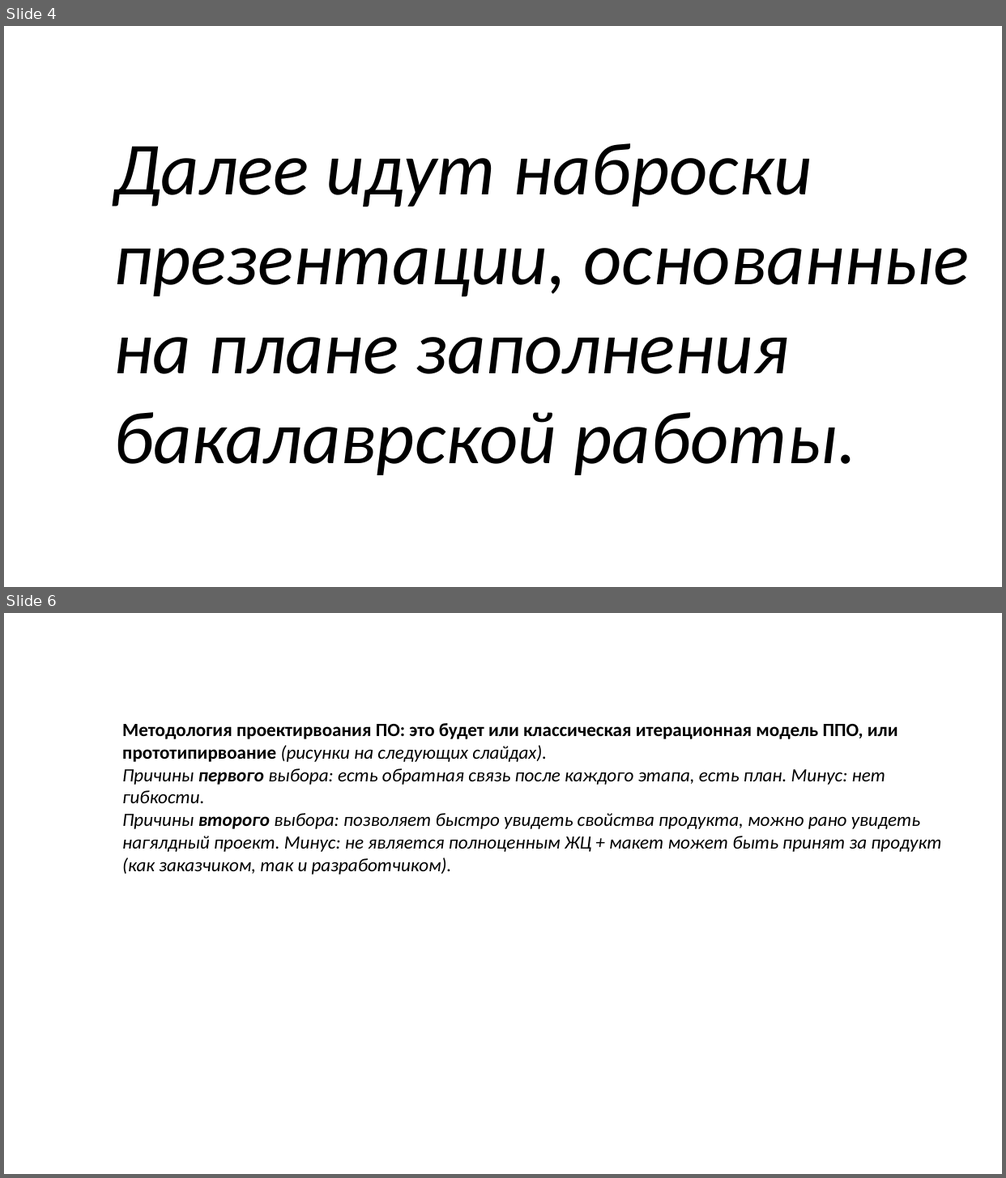
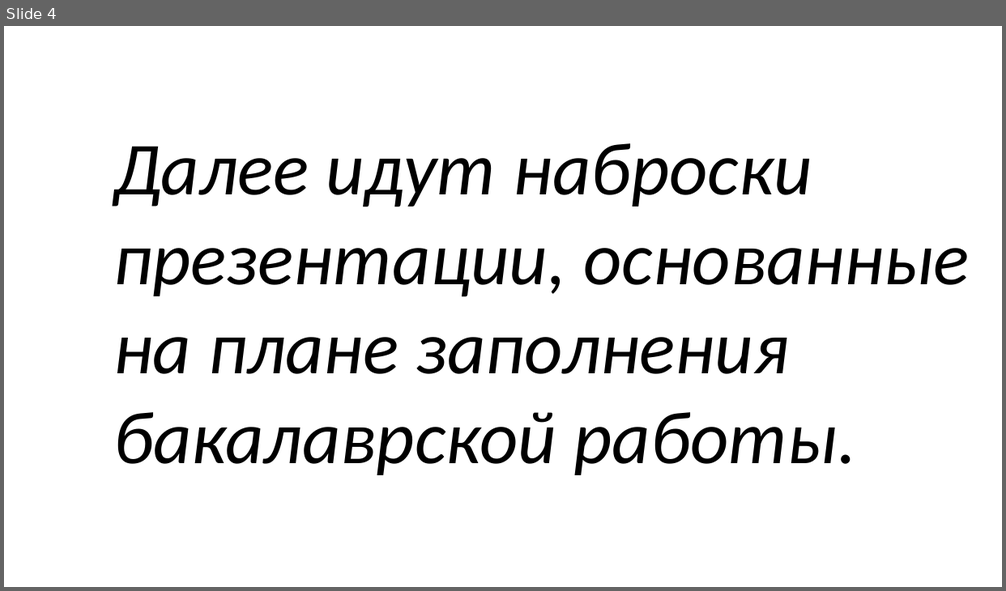
Before and after one commit to mrAdiy/rmsc_bak, a slide deck: Доклад на 17_05_2016.pptx. Shown one above the other, each under a label of ours: slides 4 and 6 before the commit, slide 4 after it; the slides between them are not shown. The pictures are 1006x1178 and 1006x591 pixels, drawn with LibreOffice and Linux fonts; fonts in the diff are those of the drawing. Boxes give left, top, right and bottom in pixels: in the first picture for what was removed or moved away, otherwise in the second. Text is boxed around its words. In the diff, an @@ line names an element or a change of style, - is before the commit and + after.

```diff
--- a/Доклад на 17_05_2016.pptx
+++ b/Доклад на 17_05_2016.pptx
@@ slide 6 removed at [4,613,1002,1174], background #FFFFFF @@
@@ text removed at [122,723,941,875] @@
-Методология проектирвоания ПО: это будет или классическая итерационная модель ППО, или прототипирвоание (рисунки на следующих слайдах).
-Причины первого выбора: есть обратная связь после каждого этапа, есть план. Минус: нет гибкости.
-Причины второго выбора: позволяет быстро увидеть свойства продукта, можно рано увидеть нагялдный проект. Минус: не является полноценным ЖЦ + макет может быть принят за продукт (как заказчиком, так и разработчиком).
```
Also in this commit, not shown: 2 slides added, 2 other slides removed, 1 other file.
